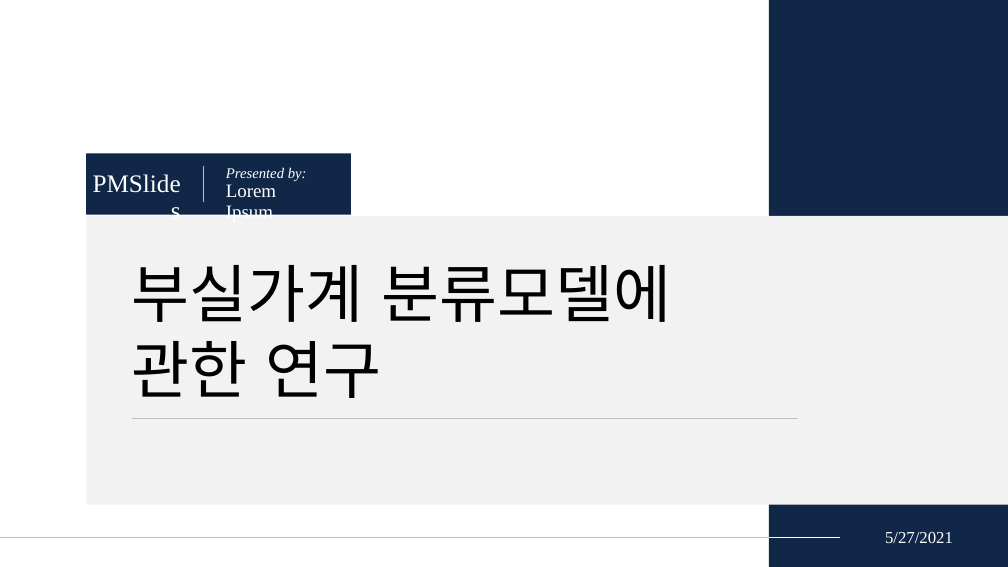
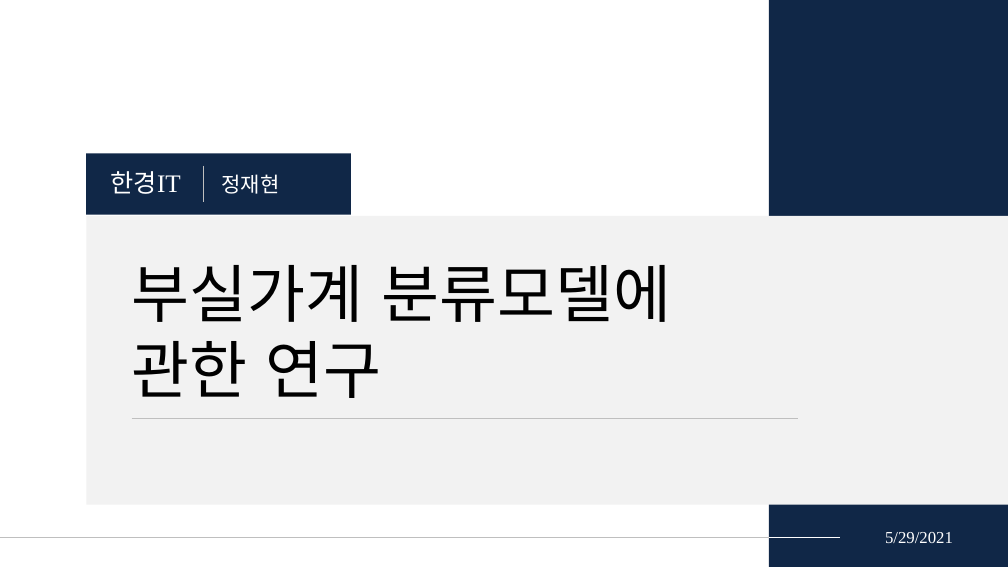
Before and after one commit to dudungE/Competition, a slide deck: slide 1 of ppt/부실가계분류모델에 관한 연구.pptx. Drawn at 1008x567 pixels with LibreOffice and Linux fonts; fonts in the diff are those of the drawing. Boxes give left, top, right and bottom in pixels: in the first picture for what was removed or moved away, otherwise in the second. Text is boxed around its words. In the diff, an @@ line names an element or a change of style, - is before the commit and + after.

```diff
--- a/ppt/부실가계분류모델에 관한 연구.pptx
+++ b/ppt/부실가계분류모델에 관한 연구.pptx
@@ text at (111, 171, 181, 194): text changed @@
-PMSlides
+한경IT
@@ text in rectangle at (221, 174, 279, 194): text added @@
+정재현
@@ text removed at (226, 167, 307, 222) @@
-Presented by:
-Lorem Ipsum
@@ text at (885, 532, 953, 543): text changed @@
-5/27/2021
+5/29/2021
```
Also in this commit, not shown: 19 other slides changed, 7 slides added, 2 slides removed, 2 other files.
